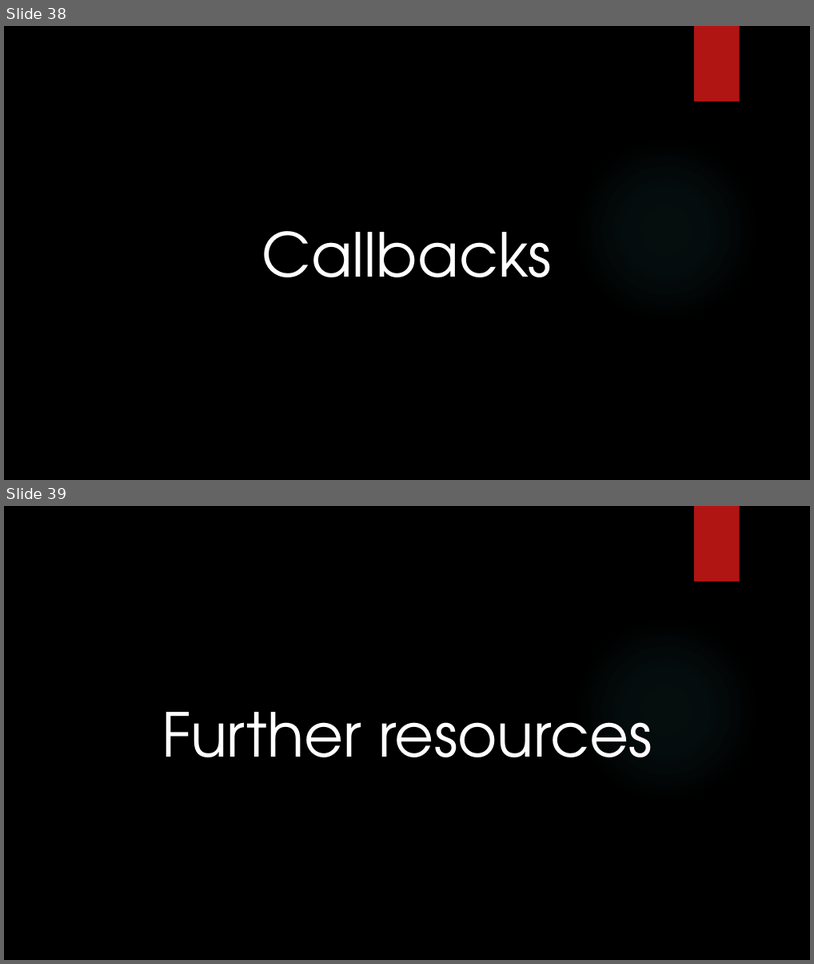
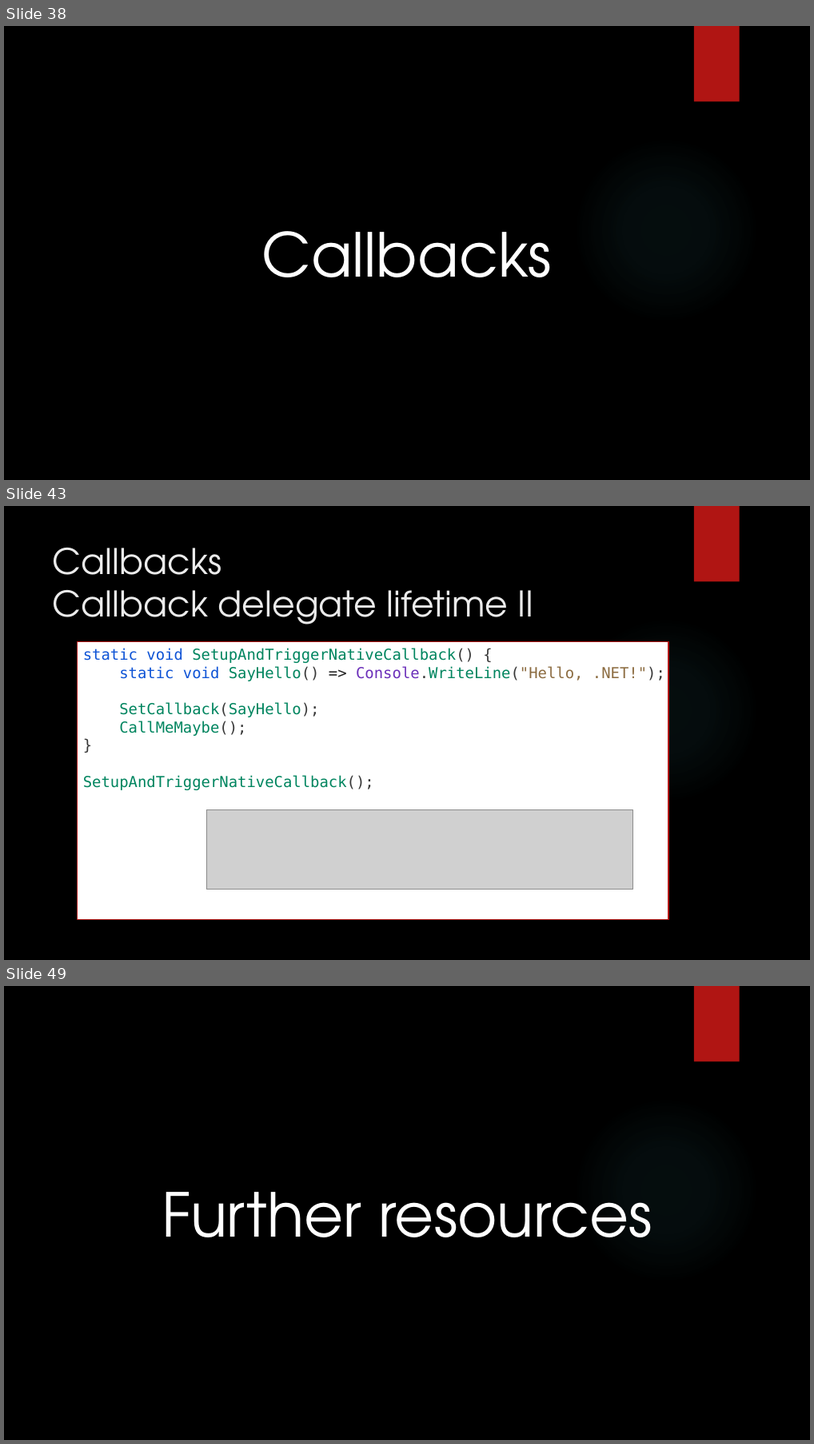
Before and after one commit to dennisdietrich/UnsafeCSharp, a slide deck: doc/Introduction to unsafe C#.pptx. Shown one above the other, each under a label of ours: slides 38 and 39 before the commit, slides 38, 43 and 49 after it; the slides between them are not shown. The pictures are 814x964 and 814x1444 pixels, drawn with LibreOffice and Linux fonts; fonts in the diff are those of the drawing; grey boxes stand for pictures; background and template pictures are left out. Boxes give left, top, right and bottom in pixels: in the first picture for what was removed or moved away, otherwise in the second. Text is boxed around its words. In the diff, an @@ line names an element or a change of style, - is before the commit and + after.

Commit message:
Added slides about callbacks (issue #4)

```diff
--- a/doc/Introduction to unsafe C#.pptx
+++ b/doc/Introduction to unsafe C#.pptx
@@ slide 43 added at (4, 506, 810, 960), background picture (left out); not listed: 2 template elements that a slide beside it also shows @@
@@ title added at (53, 548, 534, 624), 42 pt, text #EBEBEB @@
+Callbacks
+Callback delegate lifetime II
@@ rectangle added at (77, 642, 669, 920), fill #FFFFFF, outline #B01513 1.25 pt, 18 pt, text #00855F @@
+static void SetupAndTriggerNativeCallback() {
+static void SayHello() => Console.WriteLine("Hello, .NET!");
+SetCallback(SayHello);
+CallMeMaybe();
+}
+SetupAndTriggerNativeCallback();
@@ picture added at (206, 810, 634, 889) @@
@@ what was slide 39 is now slide 49 @@
```
Also in this commit, not shown: 1 slide changed, 9 other slides added, 5 other files.
